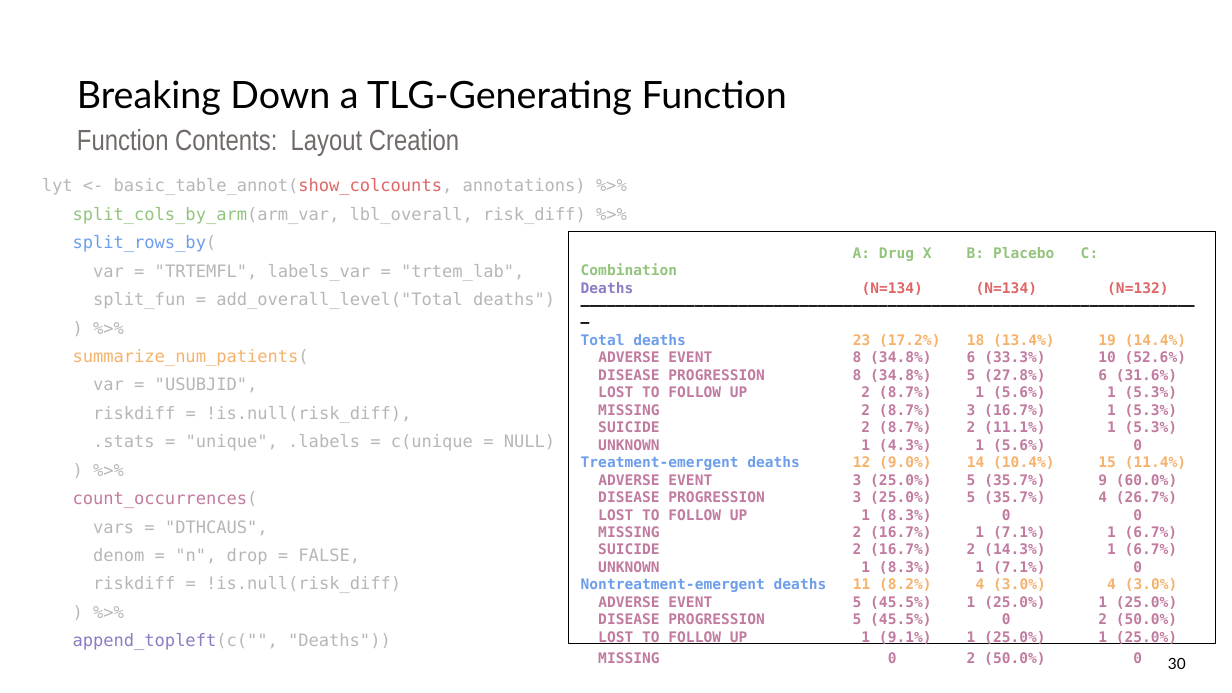
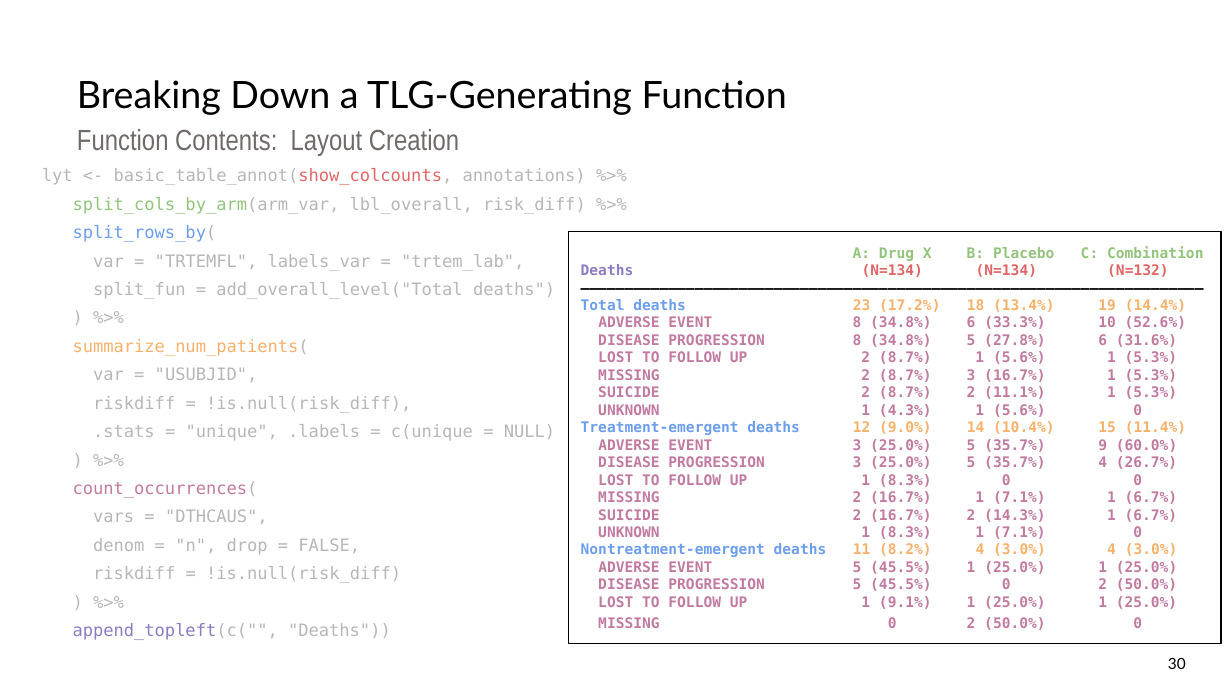
Before and after one commit to pharmaverse/cardinal, a slide deck: slide 30 of quarto/assets/resources/RinPharma_Workshop_2023.pptx. Drawn at 1232x693 pixels with LibreOffice and Linux fonts; fonts in the diff are those of the drawing. Boxes give left, top, right and bottom in pixels: in the first picture for what was removed or moved away, otherwise in the second. Text is boxed around its words. In the diff, an @@ line names an element or a change of style, - is before the commit and + after.

```diff
--- a/quarto/assets/resources/RinPharma_Workshop_2023.pptx
+++ b/quarto/assets/resources/RinPharma_Workshop_2023.pptx
@@ text "lyt <- basic_table_annot(show_colcounts, annotations) %>%": place and size @@
-text "lyt <- basic_table_annot(show_colcounts, annotations) %>%" at [42, 178, 586, 593]
+text "lyt <- basic_table_annot(show_colcounts, annotations) %>%" at [42, 168, 586, 583]
@@ rectangle "A: Drug X B: Placebo ...": place and size @@
-rectangle "A: Drug X B: Placebo ..." at [568, 232, 1215, 644]
+rectangle "A: Drug X B: Placebo ..." at [568, 232, 1221, 644]
```
Also in this commit, not shown: 28 other slides changed.
